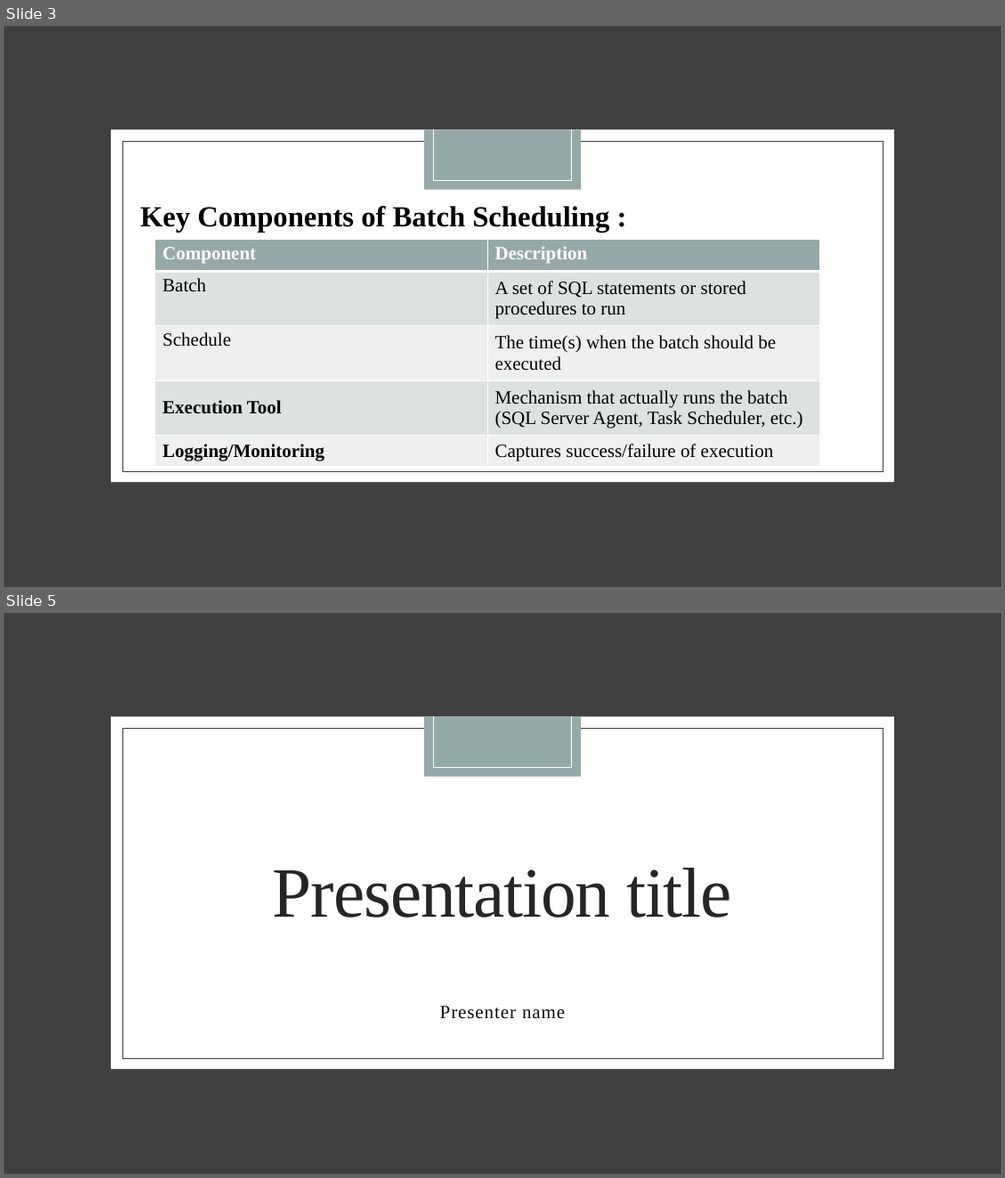
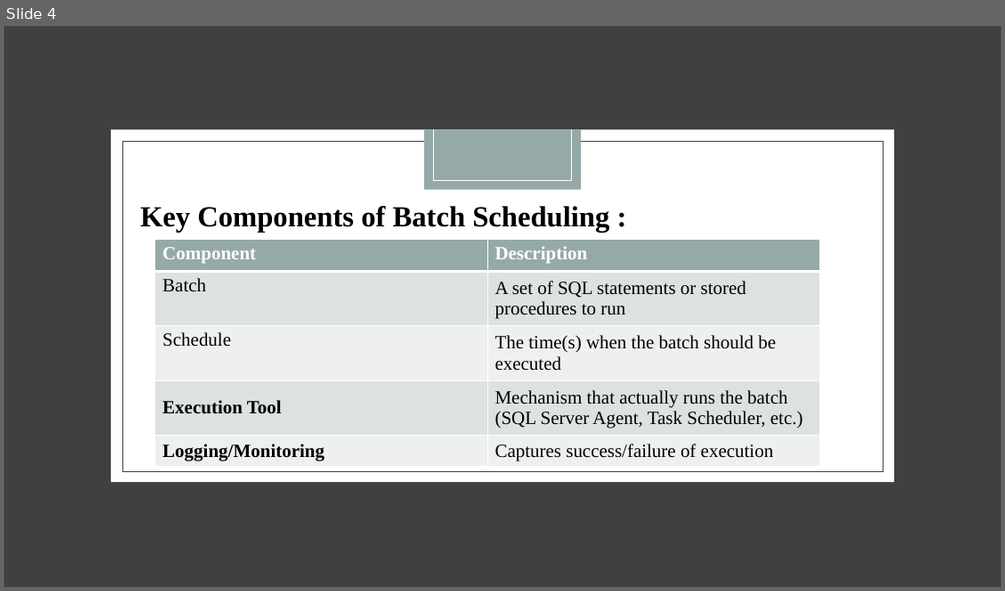
Before and after one commit to MRYASHPS999/.NETCorePractice, a slide deck: Notes/Batch Scheduling.pptx. Shown one above the other, each under a label of ours: slides 3 and 5 before the commit, slide 4 after it; the slides between them are not shown. The pictures are 1005x1178 and 1005x591 pixels, drawn with LibreOffice and Linux fonts; fonts in the diff are those of the drawing. Boxes give left, top, right and bottom in pixels: in the first picture for what was removed or moved away, otherwise in the second. Text is boxed around its words. In the diff, an @@ line names an element or a change of style, - is before the commit and + after.

```diff
--- a/Notes/Batch Scheduling.pptx
+++ b/Notes/Batch Scheduling.pptx
@@ slide 5 removed at (4,613,1001,1174), background #FFFFFF; not listed: 7 template elements that a slide beside it also shows @@
@@ title removed at (273,868,732,917) @@
-Presentation title
@@ subtitle removed at (440,1005,565,1019) @@
-Presenter name
@@ what was slide 3 is now slide 4 @@
```
Also in this commit, not shown: 3 slides added, 1 other slide removed.
